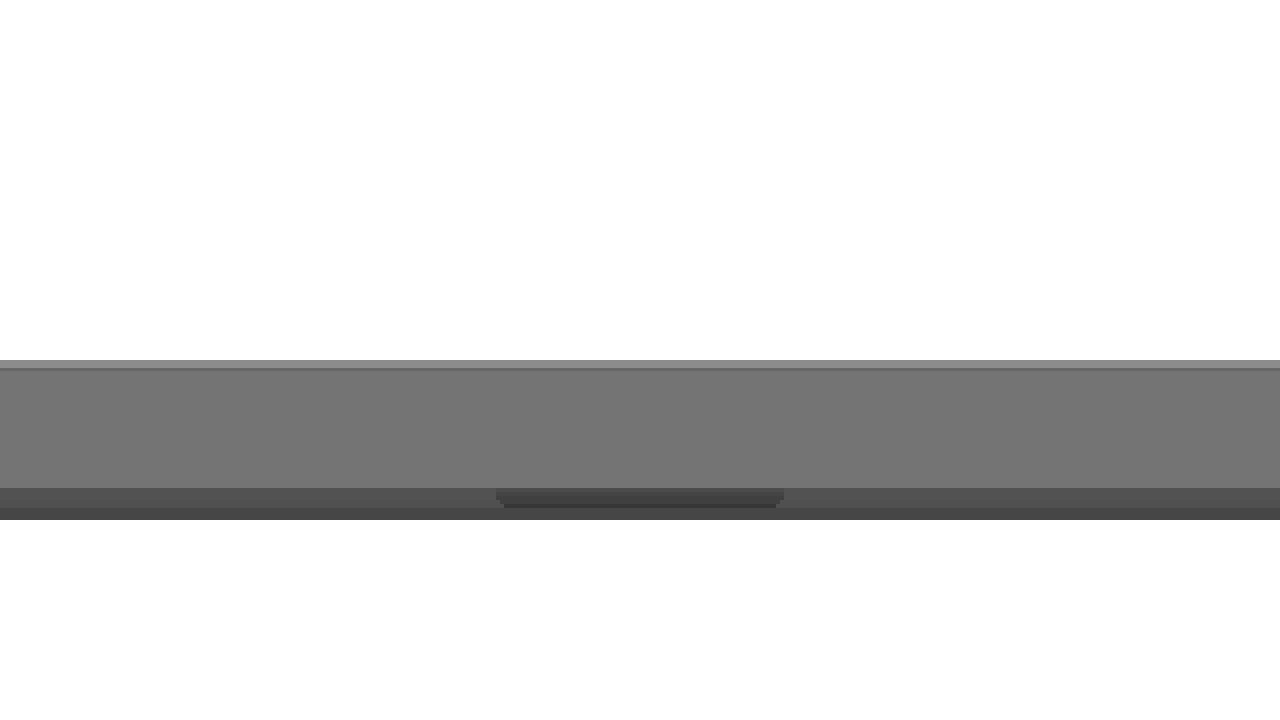
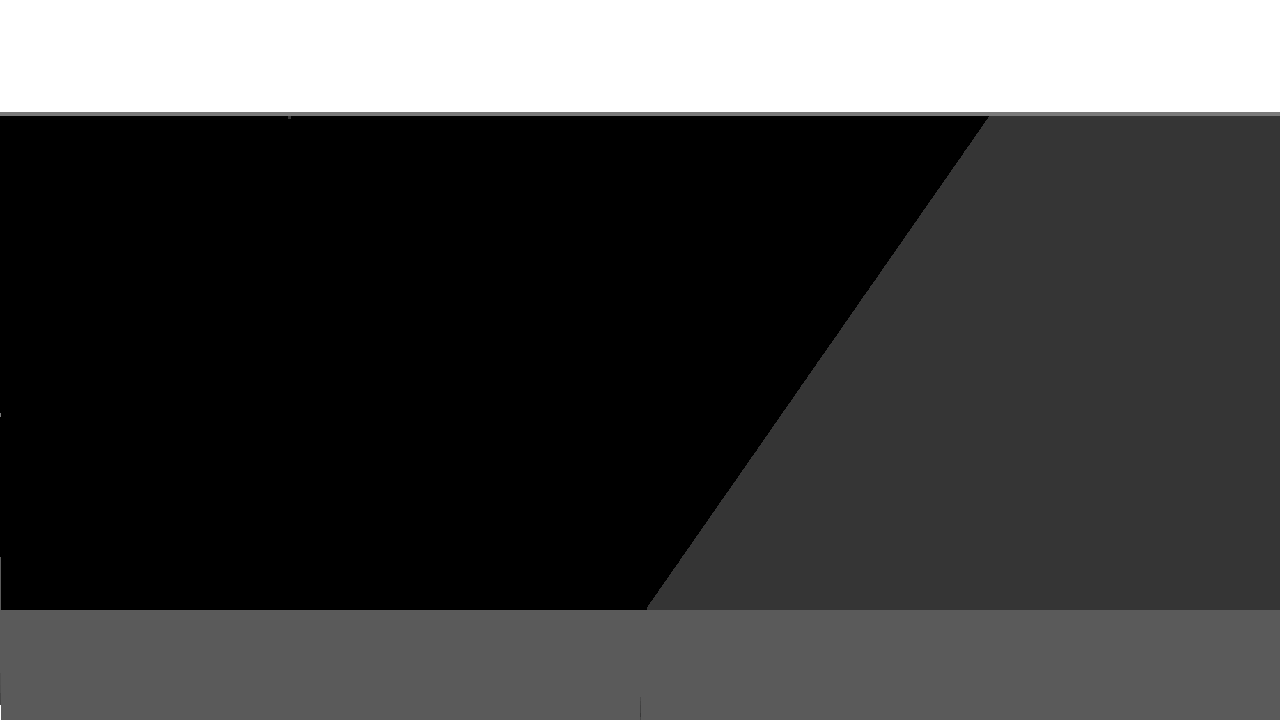
Revision of a layered w=1280, h=720 image; what changed, layer by layer:
added layer "17" above "16" over [0, 112, 1280, 720]
added layer "16" above "15" over [0, 124, 1280, 720]
added layer "15" above "14" over [0, 180, 1280, 676]
added layer "14" above "13" over [0, 240, 1280, 634]
added layer "13" above "12" over [0, 312, 1280, 604]
hid "10", painted on it over [0, 360, 1280, 520]
